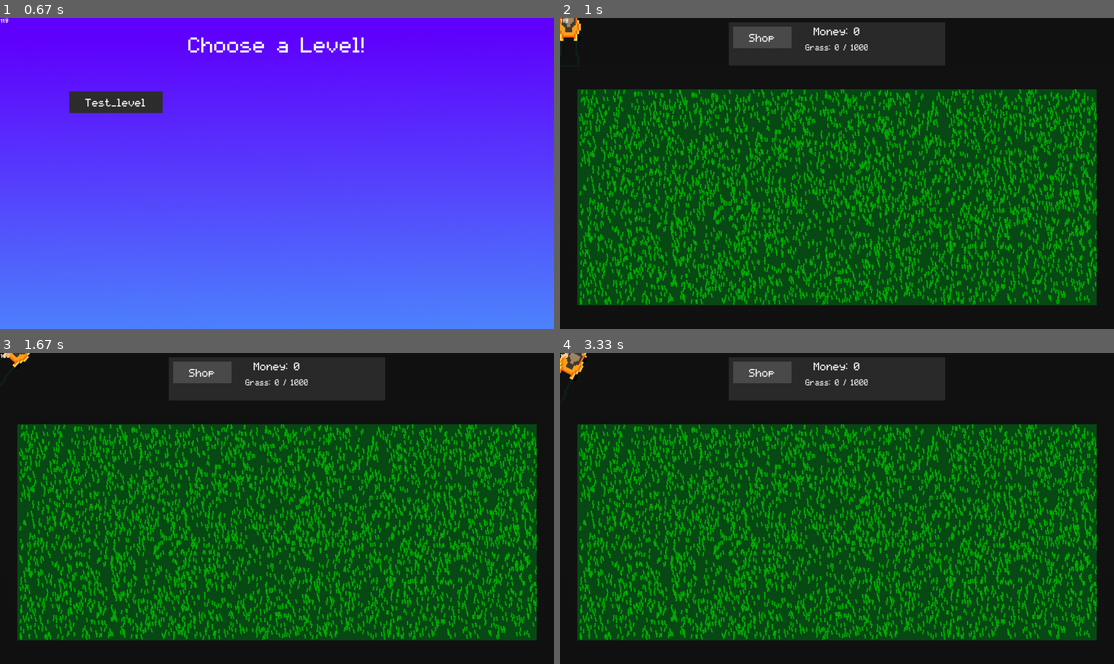
Above: before the commit, frames 1-4 (two rows, left to right).
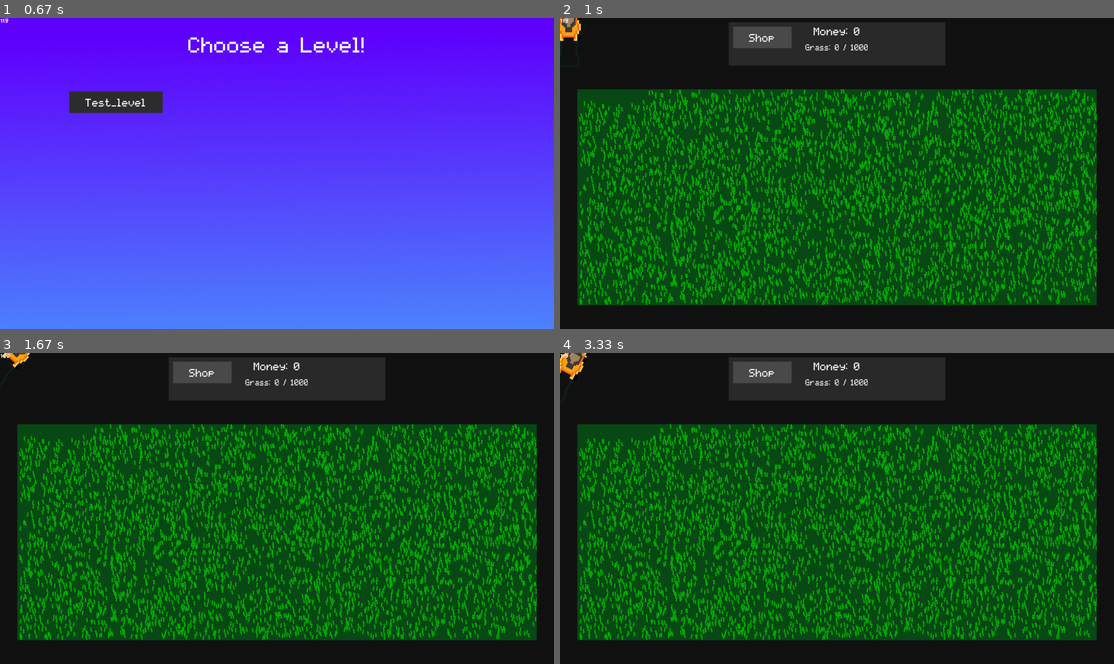
Above: after the commit, the same moments.

Repository: Acaippa/pygame-lawnmower
Game: pygame game, started from ver 0.3/main.py
The game is run twice, just before and just after one commit, with the same random seed, the same clock (stepped at 60 frames per second) and the same inputs.
Inputs (mouse positions are in pixels of both pictures, inside the frame that each line leads up to):
- Up to frame 1 (0.67 s): click (277, 105) at 0.38 s
- Up to frame 2 (1 s): click (676, 101) at 0.72 s
- Up to frame 3 (1.67 s): hold Right 1-1.47 s; hold Up from 1.5 s (still down)
- Up to frame 4 (3.33 s): release Up at 1.8 s; hold Right 1.83-2.3 s; hold Left 2.33-2.87 s; hold Down 2.9-3.2 s; hold Left from 3.23 s (still down)

Frame 1 is identical in both runs. In frame 2, 0.1% of the frame differs, in the area x 3-49%, y 22-38%; in frame 3, 0.2%; in frame 4, 0.3%, in the area x 3-94%, y 22-89%.

Commit message:
Fixed collision calculation

Diff:
--- a/ver 0.3/modules/game/grass.py
+++ b/ver 0.3/modules/game/grass.py
@@ -34,6 +34,7 @@
 		self.draw()
 
 	def draw(self):
+		self.mask = pygame.mask.from_surface(self.surface)
 		self.display_surface.blit(self.surface, self.blit_pos)
 
 	def calc_blit_pos(self): # Draw the surface in the bottom center of the display_surface.
@@ -42,3 +43,6 @@
 	def update_surface(self): # Draw the line at the bottom center of the surface.
 		x, y = self.surface.get_width() / 2, self.surface.get_height()
 		self.rect = pygame.draw.line(self.surface, self.color, (x, y), (x + self.bend, y - self.height), width = 3)
+
+	def remove_self(self):
+		self.parent.grass_list.remove(self)
--- a/ver 0.3/modules/game/mower.py
+++ b/ver 0.3/modules/game/mower.py
@@ -77,8 +77,10 @@
 			self.angle += self.turn_rate * self.delta_time
 
 	def cut_grass(self):
+		# print((self.grass_list[0].pos[0] + self.grass_list[0].parent.parent.pos[0]), (self.grass_list[0].pos[1] + self.grass_list[0].parent.parent.pos[1]))
 		for grass in self.grass_list:
-			offset_x, offset_y = self.pos[0] - grass.pos[0], self.pos[1] - grass.pos[1]
+			offset_x, offset_y = (grass.pos[0] + grass.parent.parent.pos[0]) - self.pos[0], (grass.pos[1] + grass.parent.parent.pos[1]) - self.pos[1]
 
-			if self.cutting_mask.overlap(grass.mask, (offset_x, offset_y)):
+			if self.cutting_mask.overlap(grass.mask, (offset_x, offset_y)) != None:
 				grass.remove_self()
+				print("gay")
